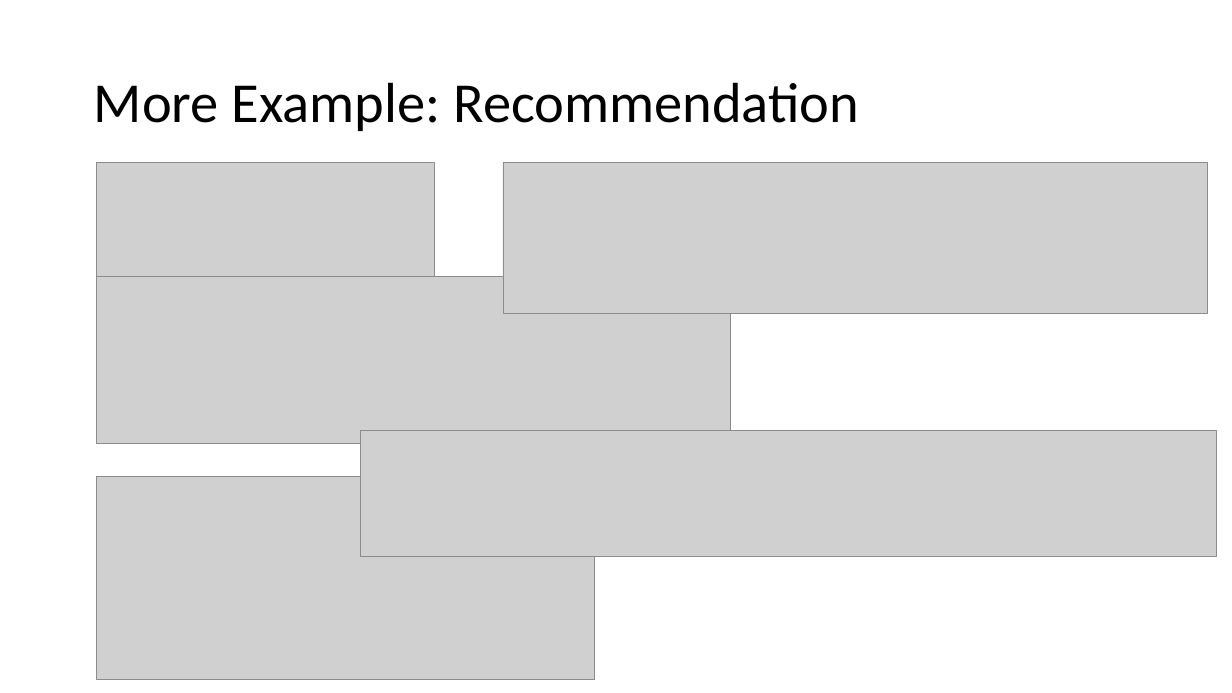
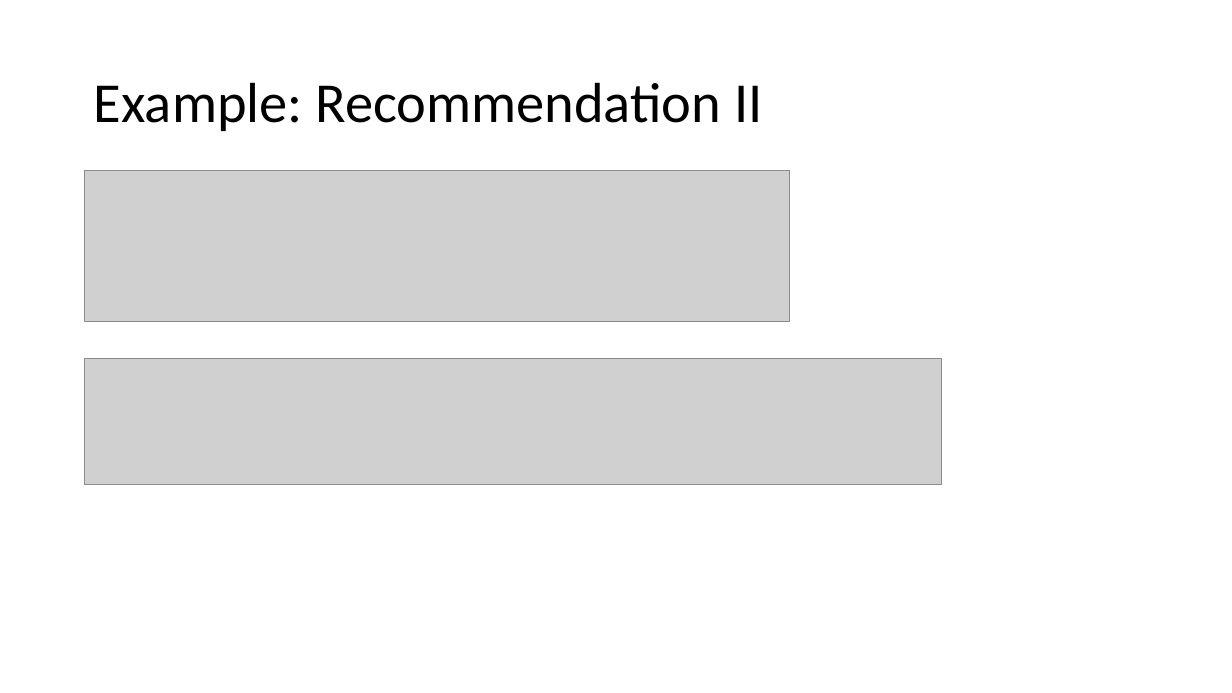
Before and after one commit to Azure-Bootcamp-Troy/GettingStartedMLSparkHDInsight, a slide deck: slide 35 of Getting Started with ML with Spark on HDInsight.pptx (slide 30 before the commit). Drawn at 1232x693 pixels with LibreOffice and Linux fonts; fonts in the diff are those of the drawing; grey boxes stand for pictures. Boxes give left, top, right and bottom in pixels: in the first picture for what was removed or moved away, otherwise in the second. Text is boxed around its words. In the diff, an @@ line names an element or a change of style, - is before the commit and + after.

```diff
--- a/Getting Started with ML with Spark on HDInsight.pptx
+++ b/Getting Started with ML with Spark on HDInsight.pptx
@@ title at bbox=[94, 82, 762, 131]: text changed @@
-More Example: Recommendation
+Example: Recommendation II
@@ picture: place and size @@
-picture at bbox=[503, 162, 1207, 313]
+picture at bbox=[85, 171, 789, 323]
@@ picture removed at bbox=[96, 162, 434, 276] @@
@@ picture removed at bbox=[96, 276, 730, 443] @@
@@ picture: place and size @@
-picture at bbox=[360, 431, 1217, 556]
+picture at bbox=[85, 359, 942, 484]
@@ picture removed at bbox=[96, 477, 594, 680] @@
```
Also in this commit, not shown: 9 other slides changed, 5 slides added, 1 other file.
